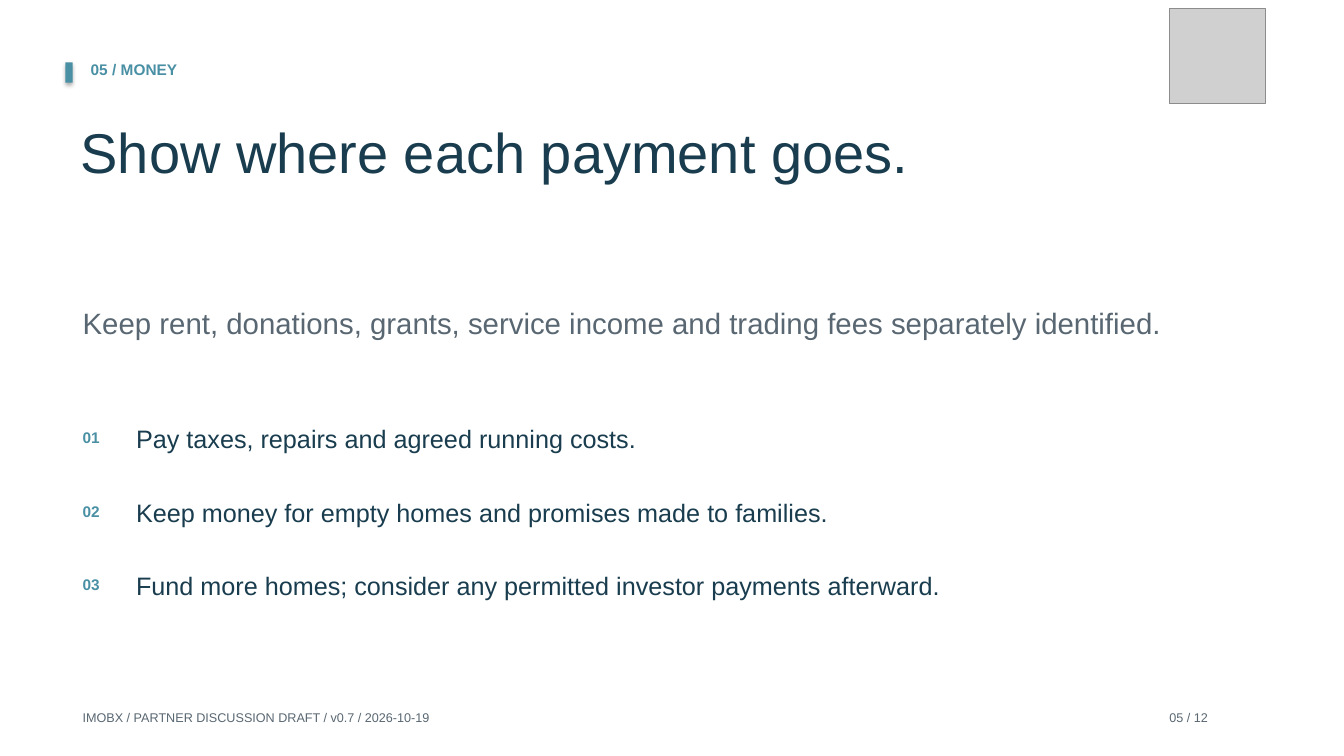
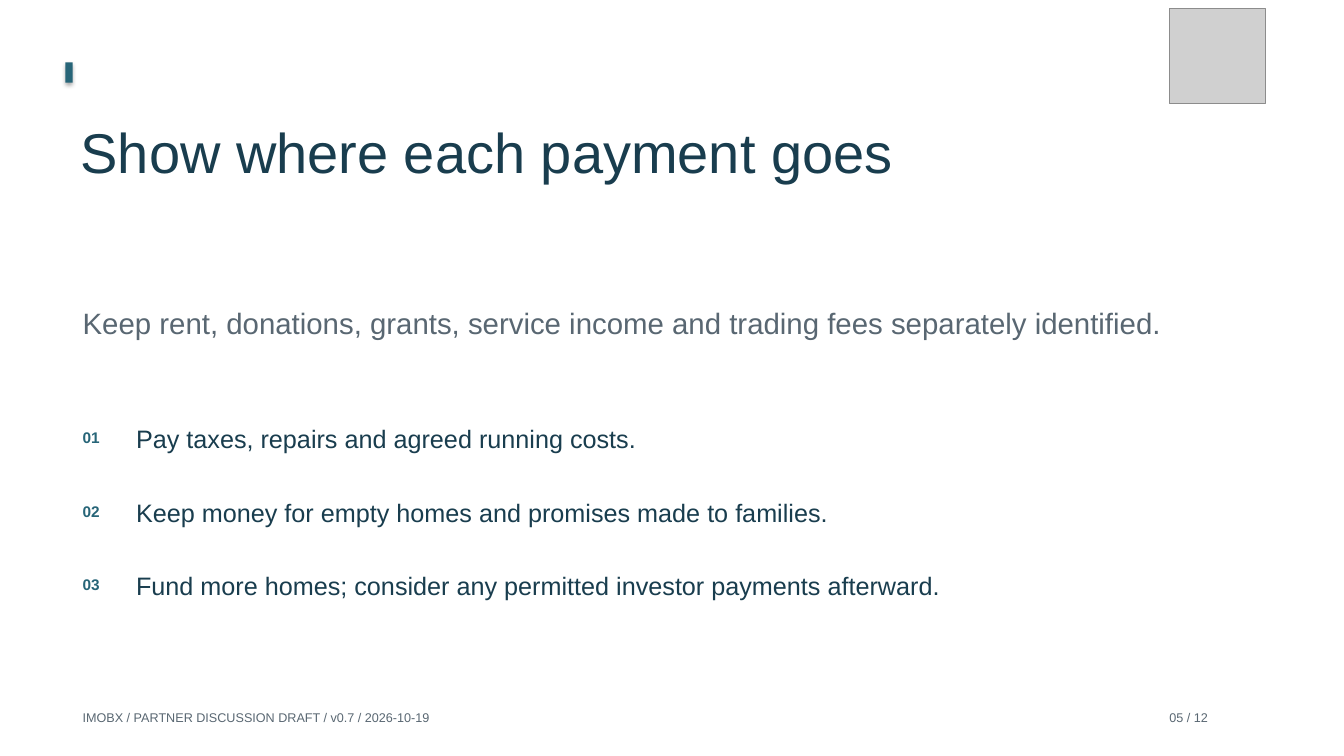
Before and after one commit to Siah-kin/imobx-website, a slide deck: slide 5 of pitchdeck.pptx. Drawn at 1344x756 pixels with LibreOffice and Linux fonts; fonts in the diff are those of the drawing; grey boxes stand for pictures. Boxes give left, top, right and bottom in pixels: in the first picture for what was removed or moved away, otherwise in the second. Text is boxed around its words. In the diff, an @@ line names an element or a change of style, - is before the commit and + after.

```diff
--- a/pitchdeck.pptx
+++ b/pitchdeck.pptx
@@ rectangle at (x1=66, y1=63, x2=73, y2=83): fill #4A90A4 to #276578 @@
@@ text removed at (x1=91, y1=64, x2=178, y2=75) @@
-05 / MONEY
@@ text at (x1=81, y1=132, x2=892, y2=183): text changed @@
-Show where each payment goes.
+Show where each payment goes
@@ text colour #4A90A4 to #276578 in 3 elements at (x1=83, y1=432, x2=100, y2=443), (x1=83, y1=506, x2=100, y2=517), (x1=83, y1=579, x2=100, y2=590) @@
```
Also in this commit, not shown: 11 other slides changed, 38 other files.
